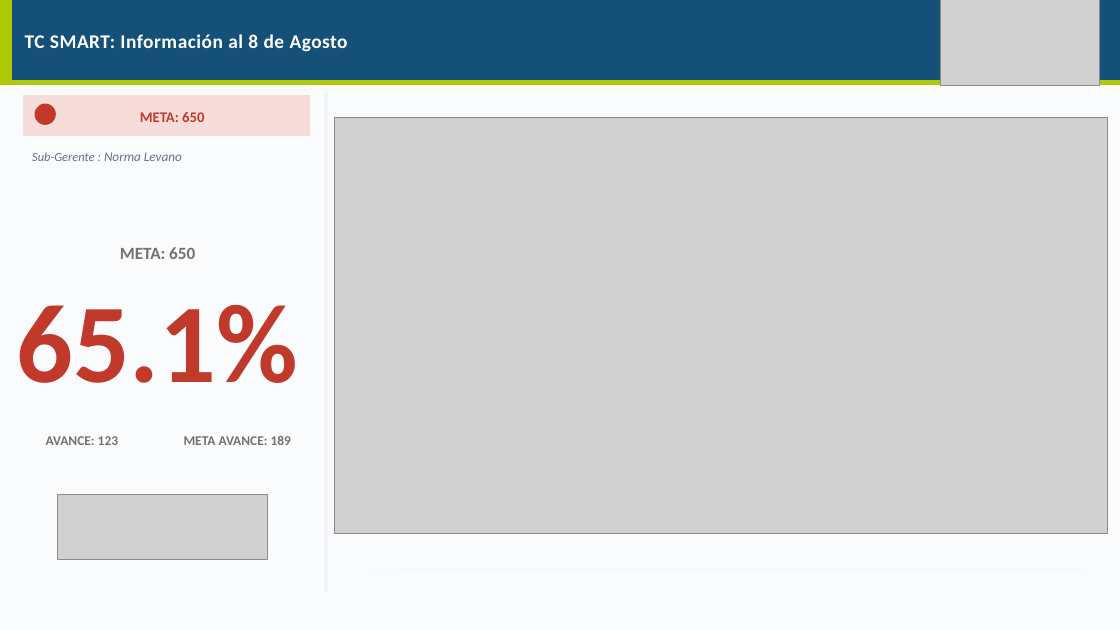
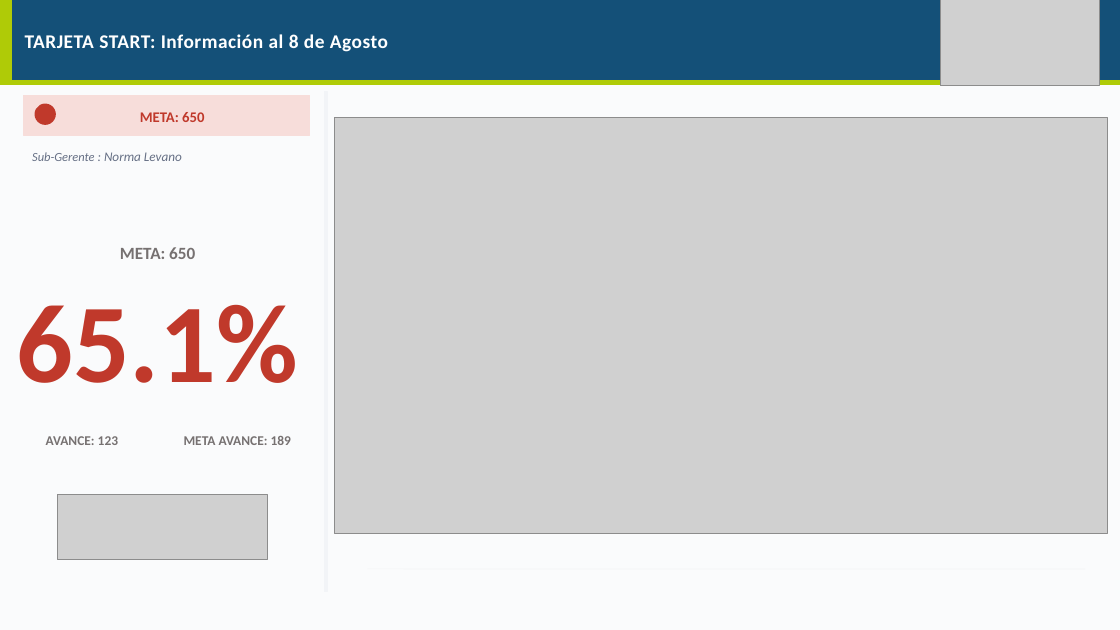
Before and after one commit to piere0405/streamlit_app, a slide deck: slide 46 of plantilla_campanias.pptx. Drawn at 1120x630 pixels with LibreOffice and Linux fonts; fonts in the diff are those of the drawing; grey boxes stand for pictures. Boxes give left, top, right and bottom in pixels: in the first picture for what was removed or moved away, otherwise in the second. Text is boxed around its words. In the diff, an @@ line names an element or a change of style, - is before the commit and + after.

```diff
--- a/plantilla_campanias.pptx
+++ b/plantilla_campanias.pptx
@@ text at (25, 34, 388, 52): text changed @@
-TC SMART: Información al 8 de Agosto
+TARJETA START: Información al 8 de Agosto
```
Also in this commit, not shown: 2 other slides changed, 4 other files.
